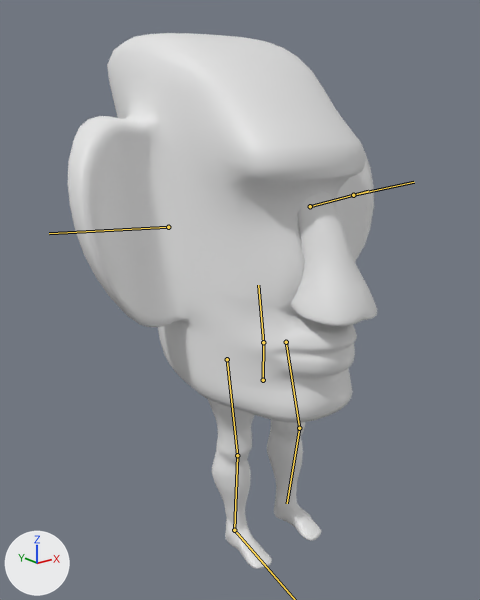
Before and after pictures for a commit that changed the FBX model Assets/Game/FBX/Moai_Character_Model_rig.fbx.
One viewpoint serves both versions: a 50 mm lens placed at (-9.94, -11.5, 11.13), pointed at (-0.25, 0.61, 6.28). The lights are fixed; the arrows at lower left show +X, +Y and +Z. The bones that change are drawn over the model as lines.

Objects in the first picture: 'Head', 'LeftLeg', 'Nose', 'RightLeg'.
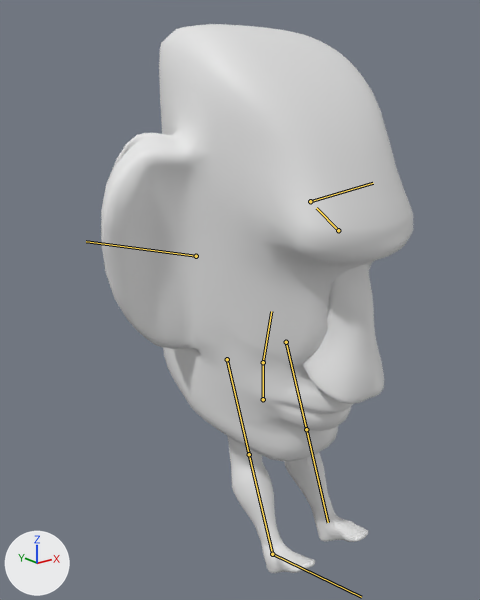
The newer file adds an action. The first version stands in its rest pose; the second is drawn at frame 1 of the action 'Maoi_Armature|Hard_Stop'.

What differs and where, as boxes [x1, y1, x2, y2] in the pictures (480 x 600 px):
'Head', posed (12% taller)
    before: [68, 33, 374, 423]
    after: [101, 24, 413, 462]
'Nose', posed
    before: [290, 192, 377, 326]
    after: [302, 264, 384, 404]
'RightLeg', posed
    before: [208, 399, 272, 569]
    after: [228, 436, 315, 573]
'LeftLeg', posed
    before: [267, 419, 321, 541]
    after: [285, 453, 368, 542]
bone 'Spine', root to tip
    before: (263, 380) to (263, 342)
    after: (263, 399) to (263, 362)
bone 'LowerHead', root to tip
    before: (263, 342) to (258, 285)
    after: (263, 362) to (271, 311)
bone 'EarLeft', root to tip
    before: (310, 206) to (368, 191)
    after: (338, 230) to (316, 208)
bone 'EarRight', root to tip
    before: (168, 227) to (49, 233)
    after: (196, 256) to (86, 241)
bone 'EarIKLeft', root to tip
    before: (353, 195) to (414, 182)
    after: (310, 201) to (373, 183)
bone 'UpperLegLeft', root to tip
    before: (286, 342) to (299, 428)
    after: (286, 342) to (306, 429)
bone 'LowerLegLeft', root to tip
    before: (299, 428) to (287, 503)
    after: (306, 429) to (328, 522)
bone 'UpperLegRight', root to tip
    before: (227, 359) to (237, 455)
    after: (227, 359) to (249, 454)
bone 'LowerLegRight', root to tip
    before: (237, 455) to (234, 530)
    after: (249, 454) to (272, 554)

The edits, one by one:
Bone 'Spine' (bone_spine) moves from (0.0, 0.0, 0.0) to (0.0, -0.53, 0.0).
Bone 'LowerHead' (bone_lowerhead) turns from (0, 0, 0) to (19, 0, 0) degrees about its own x, y and z.
Bone 'EarLeft' (bone_earleft) turns from (0, 0, 0) to (-52, -2, -4) degrees about its own x, y and z.
Bone 'EarRight' (bone_earright) turns from (0, 0, 0) to (-52, 2, 4) degrees about its own x, y and z.
Bone 'EarIKLeft' (bone_earikleft) moves from (0.0, 0.0, 0.0) to (0.21, 0.45, -2.72).
Bone 'UpperLegLeft' (bone_upperlegleft) turns from (0, 0, 0) to (-2, 0, -8) degrees about its own x, y and z.
Bone 'LowerLegLeft' (bone_lowerlegleft) turns from (0, 0, 0) to (3, 0, -20) degrees about its own x, y and z.
Bone 'UpperLegRight' (bone_upperlegright) turns from (0, 0, 0) to (-5, 1, 5) degrees about its own x, y and z.
Bone 'LowerLegRight' (bone_lowerlegright) turns from (0, 0, 0) to (9, -1, 25) degrees about its own x, y and z.
Bone 'FootRight' (bone_footright) turns from (0, 0, 0) to (-3, 0, 5) degrees about its own x, y and z.
